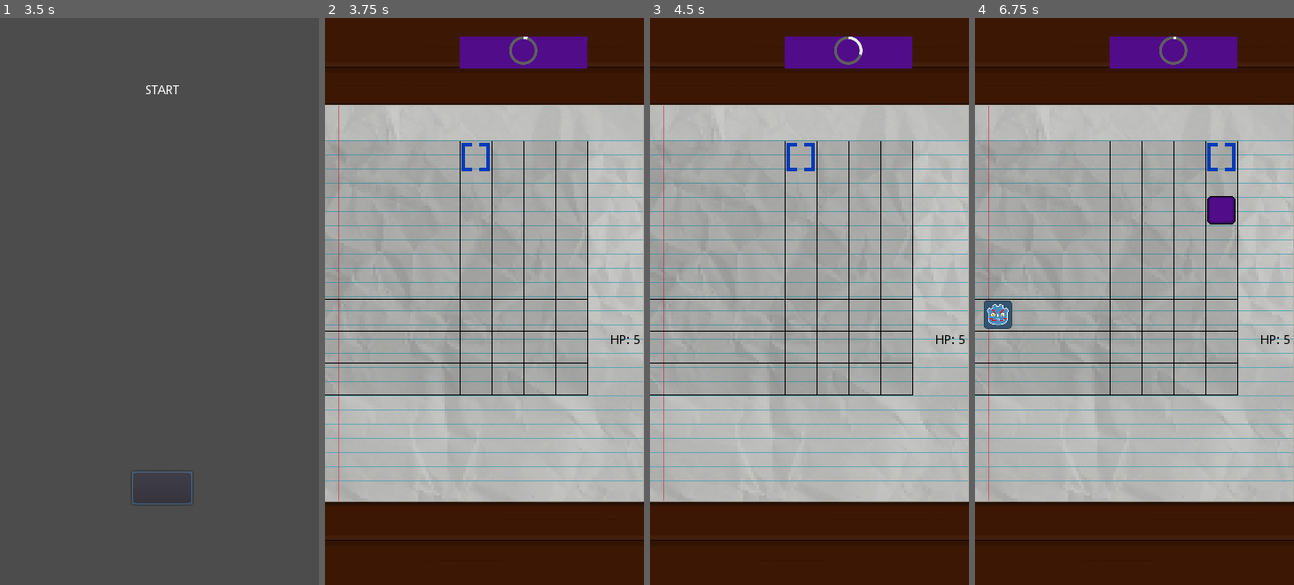
Above: before the commit, frames 1-4 (left to right).
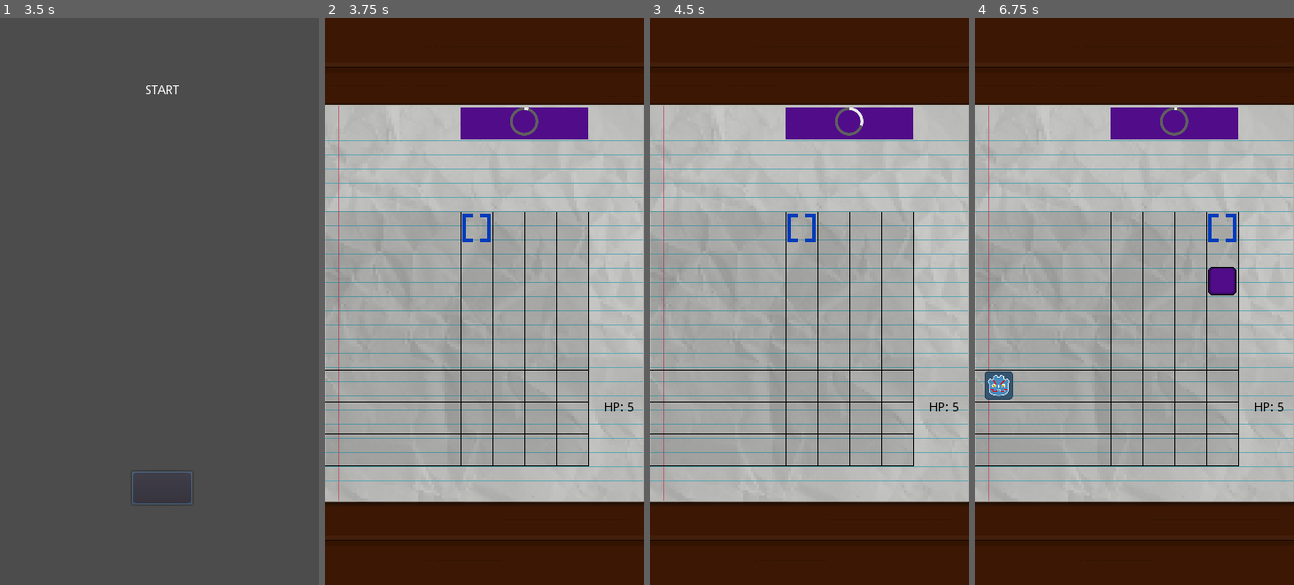
Above: after the commit, the same moments.

Repository: Sleeping-Robot-Games/Doodle-Defense
Game: Godot game, scene res://scenes/Start.tscn
The game is run twice, just before and just after one commit, with the same random seed, the same clock (stepped at 60 frames per second) and the same inputs.
Inputs (mouse positions are in pixels of both pictures, inside the frame that each line leads up to; where the layout moved, square brackets give the same spot in the first picture):
- Up to frame 1 (3.5 s): click (162, 91) at 0.5 s; click (162, 363) at 1.25 s; click (162, 363) at 2 s
- Up to frame 2 (3.75 s): tap Enter at 3.5 s
- Up to frame 3 (4.5 s): click (803, 341) [799, 267] at 4.25 s
- Up to frame 4 (6.75 s): click (1156, 341) [1156, 267] at 5 s; click (1191, 341) [1188, 267] at 5.75 s; click (1223, 341) [1220, 267] at 6.5 s

Frame 1 is identical in both runs. In frame 2, 7.2% of the frame differs, in the area x 0-99%, y 3-80%; in frame 3, 7.2%; in frame 4, 8.9%.

Commit message:
move stuff

Diff:
--- a/scenes/Game.tscn
+++ b/scenes/Game.tscn
@@ -14,30 +14,24 @@
 texture = ExtResource( 5 )
 
 [node name="ColorRect" type="ColorRect" parent="Background"]
-margin_left = -180.0
-margin_top = -182.0
-margin_right = 117.0
-margin_bottom = 106.0
+margin_left = -179.0
+margin_top = -102.0
+margin_right = 118.0
+margin_bottom = 186.0
 color = Color( 0, 0, 0, 0.113725 )
-__meta__ = {
-"_edit_use_anchors_": false
-}
 
 [node name="IncomingBlockColor" type="ColorRect" parent="."]
-margin_left = 152.0
-margin_top = 21.0
-margin_right = 296.0
-margin_bottom = 57.0
+margin_left = 153.0
+margin_top = 101.0
+margin_right = 297.0
+margin_bottom = 137.0
 color = Color( 0.321569, 0.0509804, 0.541176, 1 )
-__meta__ = {
-"_edit_use_anchors_": false
-}
 
 [node name="BlockProgress" type="TextureProgress" parent="."]
-margin_left = 208.0
-margin_top = 21.0
-margin_right = 272.0
-margin_bottom = 85.0
+margin_left = 209.0
+margin_top = 101.0
+margin_right = 273.0
+margin_bottom = 165.0
 rect_scale = Vector2( 0.5, 0.5 )
 texture_under = ExtResource( 3 )
 texture_progress = ExtResource( 3 )
@@ -50,20 +44,20 @@
 [node name="Tween2" type="Tween" parent="BlockProgress"]
 
 [node name="BlockSpawn4" type="Position2D" parent="."]
-position = Vector2( 170, 157 )
+position = Vector2( 171, 237 )
 
 [node name="BlockSpawn5" type="Position2D" parent="."]
-position = Vector2( 206, 157 )
+position = Vector2( 207, 237 )
 
 [node name="BlockSpawn6" type="Position2D" parent="."]
-position = Vector2( 242, 157 )
+position = Vector2( 243, 237 )
 
 [node name="BlockSpawn7" type="Position2D" parent="."]
-position = Vector2( 278, 157 )
+position = Vector2( 279, 237 )
 
 [node name="Selector" type="Sprite" parent="."]
 modulate = Color( 0, 0.235294, 0.737255, 1 )
-position = Vector2( 170, 157 )
+position = Vector2( 171, 237 )
 scale = Vector2( 2, 2 )
 texture = ExtResource( 2 )
 
@@ -72,28 +66,28 @@
 [node name="Enemies" type="Node2D" parent="."]
 
 [node name="Column4" type="TextureButton" parent="."]
-margin_left = 152.0
-margin_top = 139.0
-margin_right = 188.0
-margin_bottom = 427.0
+margin_left = 153.0
+margin_top = 219.0
+margin_right = 189.0
+margin_bottom = 507.0
 
 [node name="Column5" type="TextureButton" parent="."]
-margin_left = 188.0
-margin_top = 139.0
-margin_right = 224.0
-margin_bottom = 427.0
+margin_left = 189.0
+margin_top = 219.0
+margin_right = 225.0
+margin_bottom = 507.0
 
 [node name="Column6" type="TextureButton" parent="."]
-margin_left = 224.0
-margin_top = 139.0
-margin_right = 260.0
-margin_bottom = 427.0
+margin_left = 225.0
+margin_top = 219.0
+margin_right = 261.0
+margin_bottom = 507.0
 
 [node name="Column7" type="TextureButton" parent="."]
-margin_left = 260.0
-margin_top = 139.0
-margin_right = 296.0
-margin_bottom = 427.0
+margin_left = 261.0
+margin_top = 219.0
+margin_right = 297.0
+margin_bottom = 507.0
 
 [node name="BlockLandTimer" type="Timer" parent="."]
 one_shot = true
@@ -103,13 +97,13 @@
 one_shot = true
 
 [node name="EnemySpawn5" type="Position2D" parent="."]
-position = Vector2( 26, 335 )
+position = Vector2( 27, 415 )
 
 [node name="EnemySpawn6" type="Position2D" parent="."]
-position = Vector2( 26, 371 )
+position = Vector2( 27, 451 )
 
 [node name="EnemySpawn7" type="Position2D" parent="."]
-position = Vector2( 26, 407 )
+position = Vector2( 27, 487 )
 
 [node name="EnemyAttackTimer" type="Timer" parent="."]
 one_shot = true
@@ -121,41 +115,38 @@
 margin_bottom = 40.0
 
 [node name="Line1" type="ColorRect" parent="HUD/VerticalDividers"]
-margin_left = 152.0
-margin_top = 139.0
-margin_right = 153.0
-margin_bottom = 426.0
+margin_left = 153.0
+margin_top = 219.0
+margin_right = 154.0
+margin_bottom = 506.0
 color = Color( 0, 0, 0, 1 )
-__meta__ = {
-"_edit_use_anchors_": false
-}
 
 [node name="Line2" type="ColorRect" parent="HUD/VerticalDividers"]
-margin_left = 188.0
-margin_top = 139.0
-margin_right = 189.0
-margin_bottom = 426.0
+margin_left = 189.0
+margin_top = 219.0
+margin_right = 190.0
+margin_bottom = 506.0
 color = Color( 0, 0, 0, 1 )
 
 [node name="Line3" type="ColorRect" parent="HUD/VerticalDividers"]
-margin_left = 224.0
-margin_top = 139.0
-margin_right = 225.0
-margin_bottom = 426.0
+margin_left = 225.0
+margin_top = 219.0
+margin_right = 226.0
+margin_bottom = 506.0
 color = Color( 0, 0, 0, 1 )
 
 [node name="Line4" type="ColorRect" parent="HUD/VerticalDividers"]
-margin_left = 260.0
-margin_top = 139.0
-margin_right = 261.0
-margin_bottom = 426.0
+margin_left = 261.0
+margin_top = 219.0
+margin_right = 262.0
+margin_bottom = 506.0
 color = Color( 0, 0, 0, 1 )
 
 [node name="Line5" type="ColorRect" parent="HUD/VerticalDividers"]
-margin_left = 296.0
-margin_top = 139.0
-margin_right = 297.0
-margin_bottom = 426.0
+margin_left = 297.0
+margin_top = 219.0
+margin_right = 298.0
+margin_bottom = 506.0
 color = Color( 0, 0, 0, 1 )
 
 [node name="HorizontalDividers" type="Control" parent="HUD"]
@@ -163,52 +154,36 @@
 margin_bottom = 40.0
 
 [node name="Line1" type="ColorRect" parent="HUD/HorizontalDividers"]
-margin_left = -1.0
-margin_top = 425.0
-margin_right = 296.0
-margin_bottom = 426.0
+margin_top = 505.0
+margin_right = 297.0
+margin_bottom = 506.0
 color = Color( 0, 0, 0, 1 )
-__meta__ = {
-"_edit_use_anchors_": false
-}
 
 [node name="Line2" type="ColorRect" parent="HUD/HorizontalDividers"]
-margin_left = -1.0
-margin_top = 389.0
-margin_right = 296.0
-margin_bottom = 390.0
+margin_top = 469.0
+margin_right = 297.0
+margin_bottom = 470.0
 color = Color( 0, 0, 0, 1 )
-__meta__ = {
-"_edit_use_anchors_": false
-}
 
 [node name="Line3" type="ColorRect" parent="HUD/HorizontalDividers"]
-margin_left = -1.0
-margin_top = 353.0
-margin_right = 296.0
-margin_bottom = 354.0
+margin_top = 433.0
+margin_right = 297.0
+margin_bottom = 434.0
 color = Color( 0, 0, 0, 1 )
 
 [node name="Line4" type="ColorRect" parent="HUD/HorizontalDividers"]
-margin_left = -1.0
-margin_top = 317.0
-margin_right = 296.0
-margin_bottom = 318.0
+margin_top = 397.0
+margin_right = 297.0
+margin_bottom = 398.0
 color = Color( 0, 0, 0, 1 )
-__meta__ = {
-"_edit_use_anchors_": false
-}
 
 [node name="HP" type="Label" parent="HUD"]
-margin_left = 322.0
-margin_top = 357.0
-margin_right = 362.0
-margin_bottom = 371.0
+margin_left = 315.0
+margin_top = 433.0
+margin_right = 355.0
+margin_bottom = 447.0
 custom_colors/font_color = Color( 0, 0, 0, 1 )
 text = "HP: 5"
-__meta__ = {
-"_edit_use_anchors_": false
-}
 
 [node name="FloatTextSpawner" parent="HUD/HP" instance=ExtResource( 4 )]
 
